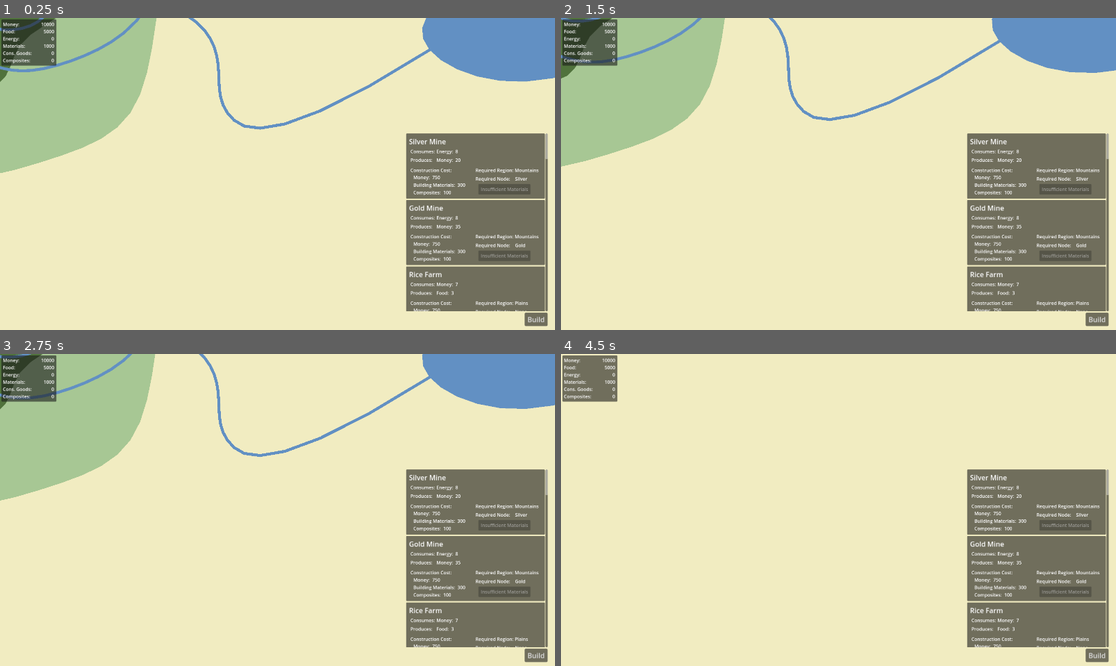
Above: before the commit, frames 1-4 (two rows, left to right).
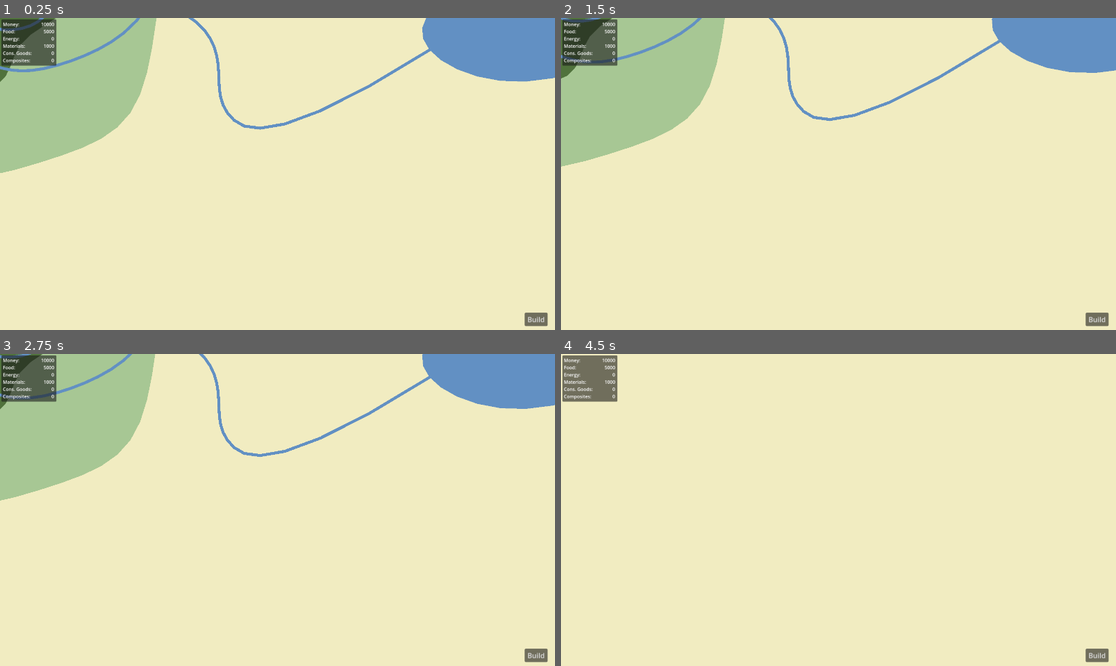
Above: after the commit, the same moments.

Repository: Novation257/Nations-Refounded
Game: Godot game, scene res://masterScene.tscn
The game is run twice, just before and just after one commit, with the same random seed, the same clock (stepped at 60 frames per second) and the same inputs. The engine's default icon, where the game draws it, is replaced by a stand-in: a white triangle on a blue panel in a dark square.
Inputs (mouse positions are in pixels of both pictures, inside the frame that each line leads up to):
- Up to frame 1 (0.25 s): no input
- Up to frame 2 (1.5 s): tap Enter at 0.5 s; move the mouse to (855, 217) at 0.52 s; tap Down (CamDown) at 0.6 s; click (855, 217) at 0.67 s; tap Space at 1.25 s; move the mouse to (727, 189) at 1.27 s; tap Left (CamLeft) at 1.35 s; click (727, 189) at 1.42 s
- Up to frame 3 (2.75 s): tap Enter at 2 s; move the mouse to (333, 441) at 2.02 s; tap Right (CamRight) at 2.1 s; click (333, 441) at 2.17 s
- Up to frame 4 (4.5 s): tap Space at 2.75, 4.25 s; move the mouse to (810, 572) at 2.77 s; tap Up (CamUp) at 2.85 s; click (810, 572) at 2.92 s; tap Enter at 3.5 s; move the mouse to (1005, 556) at 3.52 s; press the mouse at (1005, 556) at 3.53 s; move the mouse to (672, 463) at 4.27 s; release the mouse at (672, 463) at 4.28 s; tap Shift (Shift) at 4.35 s; click (672, 463) at 4.42 s

The runs differ from the first frame. In frame 1, 14% of the frame differs, in the area x 73-99%, y 36-94%; in frame 2, 14%; in frame 3, 14%; in frame 4, 14%.

Commit message:
Fixed a bug where region detection would be incorrect while placing extractors

Diff:
--- a/ClientApp/gameObjects/extractor/ExtractorPlacementUI.tscn
+++ b/ClientApp/gameObjects/extractor/ExtractorPlacementUI.tscn
@@ -131,8 +131,9 @@
 				collisionNames.pop_at(i)
 				break
 
-		if checkRegion(typeData.constructionRegion): innerValid = true
-		else: innerValid = false
+		# Check to see if inner collider is in the correct region
+		if checkRegion(typeData.constructionRegion): isRightRegion = true
+		else: isRightRegion = false
 
 	if(isNotEncroachingCity && isNotEncroachingResNode && isRightRegion && isWithinCityLimits):
 		innerCube.color = innerGreen
--- a/ClientApp/masterScene.tscn
+++ b/ClientApp/masterScene.tscn
@@ -17,7 +17,7 @@
 position = Vector2(65.9999, 155)
 script = ExtResource("3_tiwjy")
 points = PackedVector2Array(-2433.31, -518.684, -2004.8, -716.461, -1647.84, -804.659, -1484.05, -1021.36, -987.639, -1 …(1136 unchanged characters)…
-weights = PackedFloat32Array(1, 1, 1, 1, 1, 1, 1, 1, 1, 1, 1 …(120080 unchanged characters)… 1, 1, 1, 1, 1, 1, 1, 1, 1, 1, 1, 1, 1, 1)
+weights = PackedFloat32Array(1, 1, 1, 1, 1, 1, 1, 1, 1, 1, 1 …(120080 unchanged characters)… 1, 1, 1, 1, 1, 1, 1, 1, 1, 1, 1, 1, 1, 1, 1, 1, 1, 1)
 collision_poly = NodePath("barren/CollisionPolygon2D")
 open = false
 border = false
@@ -34,7 +34,7 @@
 position = Vector2(-980, -203)
 script = ExtResource("3_tiwjy")
 points = PackedVector2Array(-243.622, -222.623, 78.9117, -640.832, 508.909, -930.005, 665.709, -836.773, 563.194, -447.16, 530.291, 35.7971, 207.751, 151.71, -248.317, 285.678, -1009.16, 55.1613, -1048.76, 258.808, -1298.16, 142.881, -1164.63, -108.98, -776.504, -20.901, -700.589, -274.256)
-weights = PackedFloat32Array(1, 1, 1, 1, 1, 1, 1, 1, 1, 1, 1 …(22529 unchanged characters)… 1, 1, 1, 1, 1, 1, 1, 1, 1, 1, 1, 1, 1, 1)
+weights = PackedFloat32Array(1, 1, 1, 1, 1, 1, 1, 1, 1, 1, 1 …(22529 unchanged characters)… 1, 1, 1, 1, 1, 1, 1, 1, 1, 1, 1, 1, 1, 1, 1, 1, 1, 1)
 collision_poly = NodePath("plains/CollisionPolygon2D")
 open = false
 border = false
@@ -51,7 +51,7 @@
 position = Vector2(-1035, -521)
 script = ExtResource("3_tiwjy")
 points = PackedVector2Array(-786.552, 194.825, -253.795, -31.4633, 173.837, -409.204, 467.833, -79.5718, 82.9648, 45.1541, 145.328, 255.406, -367.83, 258.97)
-weights = PackedFloat32Array(1, 1, 1, 1, 1, 1, 1, 1, 1, 1, 1 …(16472 unchanged characters)… 1, 1, 1, 1, 1, 1, 1, 1, 1, 1, 1, 1, 1, 1)
+weights = PackedFloat32Array(1, 1, 1, 1, 1, 1, 1, 1, 1, 1, 1 …(16472 unchanged characters)… 1, 1, 1, 1, 1, 1, 1, 1, 1, 1, 1, 1, 1, 1, 1, 1, 1, 1)
 collision_poly = NodePath("forest/CollisionPolygon2D")
 open = false
 border = false
@@ -129,7 +129,7 @@
 position = Vector2(-1735, 113)
 script = ExtResource("3_tiwjy")
 points = PackedVector2Array(-243.622, -222.623, 110.098, -223.524, 539.917, -135.425, 323.673, -36.6466, 128.786, -12.6194, 18.7378, 201.189, -274.336, 120.865)
-weights = PackedFloat32Array(1, 1, 1, 1, 1, 1, 1, 1, 1, 1, 1 …(5252 unchanged characters)… 1, 1, 1, 1, 1, 1, 1, 1, 1, 1, 1, 1, 1, 1)
+weights = PackedFloat32Array(1, 1, 1, 1, 1, 1, 1, 1, 1, 1, 1 …(5252 unchanged characters)… 1, 1, 1, 1, 1, 1, 1, 1, 1, 1, 1, 1, 1, 1, 1, 1, 1, 1)
 collision_poly = NodePath("forest/CollisionPolygon2D")
 open = false
 border = false
@@ -146,7 +146,7 @@
 position = Vector2(556, -855)
 script = ExtResource("3_tiwjy")
 points = PackedVector2Array(19.9692, -265.708, 355.59, -217.762, 478.451, -142.847, 469.461, -5.00256, 402.259, 102.07, 340.631, 91.9543, 138.782, -110.154, -244.144, 58.0143, -265.713, 259.592, -369.792, 206.203, -654.269, 288.666, -429.523, -268.705, -243.733, -340.623)
-weights = PackedFloat32Array(1, 1, 1, 1, 1, 1, 1, 1, 1, 1, 1 …(35810 unchanged characters)… 1, 1, 1, 1, 1, 1, 1, 1, 1, 1, 1, 1, 1, 1)
+weights = PackedFloat32Array(1, 1, 1, 1, 1, 1, 1, 1, 1, 1, 1 …(35810 unchanged characters)… 1, 1, 1, 1, 1, 1, 1, 1, 1, 1, 1, 1, 1, 1, 1, 1, 1, 1)
 collision_poly = NodePath("plains/CollisionPolygon2D")
 open = false
 border = false
@@ -163,7 +163,7 @@
 position = Vector2(525, -701)
 script = ExtResource("3_tiwjy")
 points = PackedVector2Array(-326.819, -35.0415, 65.0303, -257.976, 397.181, -159.042, 467.833, -79.5718, 343.181, 16.9585, 137.181, 20.9585, -388.181, 122.949)
-weights = PackedFloat32Array(1, 1, 1, 1, 1, 1, 1, 1, 1, 1, 1 …(21716 unchanged characters)… 1, 1, 1, 1, 1, 1, 1, 1, 1, 1, 1, 1, 1, 1)
+weights = PackedFloat32Array(1, 1, 1, 1, 1, 1, 1, 1, 1, 1, 1 …(21716 unchanged characters)… 1, 1, 1, 1, 1, 1, 1, 1, 1, 1, 1, 1, 1, 1, 1, 1, 1, 1)
 collision_poly = NodePath("forest/CollisionPolygon2D")
 open = false
 border = false
--- a/ClientApp/scripts/masterScene.gd
+++ b/ClientApp/scripts/masterScene.gd
@@ -81,10 +81,11 @@
 	# Connect all signals from child nodes to this script
 	for rn in get_node("%Res Nodes").get_children():
 		rn.node_clicked.connect(_on_res_node_clicked)
-
 	for extractorPanel:extractorBuildButton in staticUI.extractorPanels:
 		extractorPanel.build_button_clicked.connect(_on_build_button_pressed)
 
+	# Hide build menu
+	buildMenu.visible = false
 	return
 
 func update_ui() -> void:
